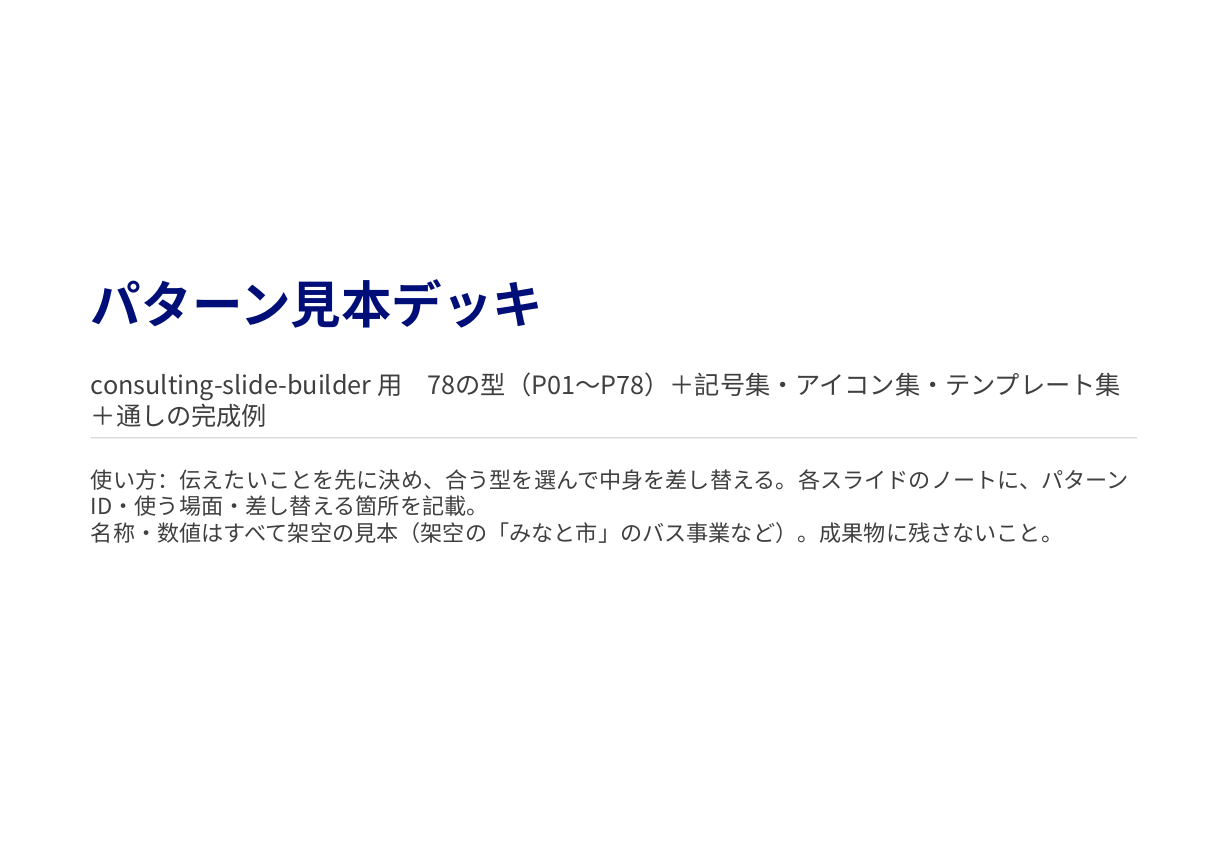
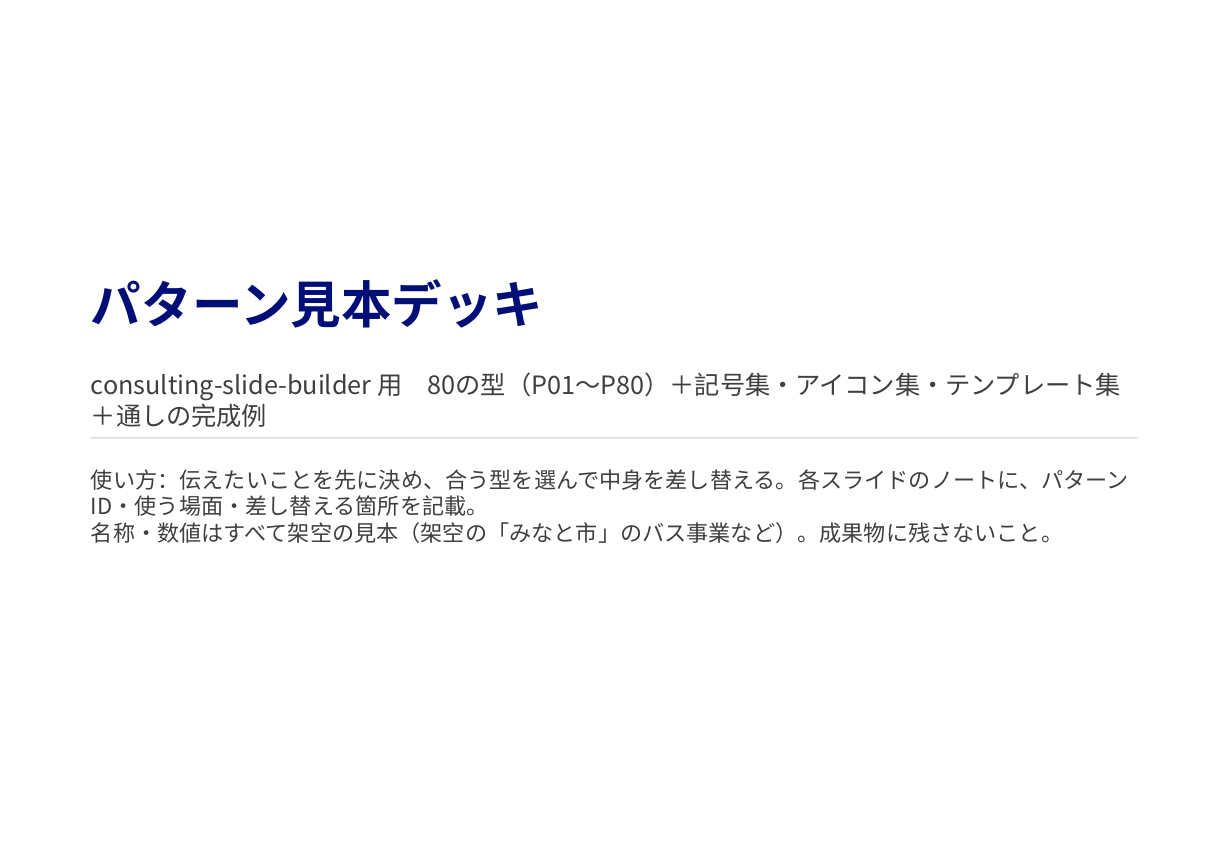
Before and after one commit to GontaHH/slide_builder, a slide deck: slide 1 of patterns/pattern-deck.pptx. Drawn at 1232x853 pixels with LibreOffice and Linux fonts; fonts in the diff are those of the drawing. Boxes give left, top, right and bottom in pixels: in the first picture for what was removed or moved away, otherwise in the second. Text is boxed around its words. In the diff, an @@ line names an element or a change of style, - is before the commit and + after.

```diff
--- a/patterns/pattern-deck.pptx
+++ b/patterns/pattern-deck.pptx
@@ text at (91, 372, 1121, 427): text changed @@
-consulting-slide-builder 用 78の型（P01〜P78）＋記号集・アイコン集・テンプレート集＋通しの完成例
+consulting-slide-builder 用 80の型（P01〜P80）＋記号集・アイコン集・テンプレート集＋通しの完成例
```
Also in this commit, not shown: 56 other slides changed, 2 slides added, 9 other files.
